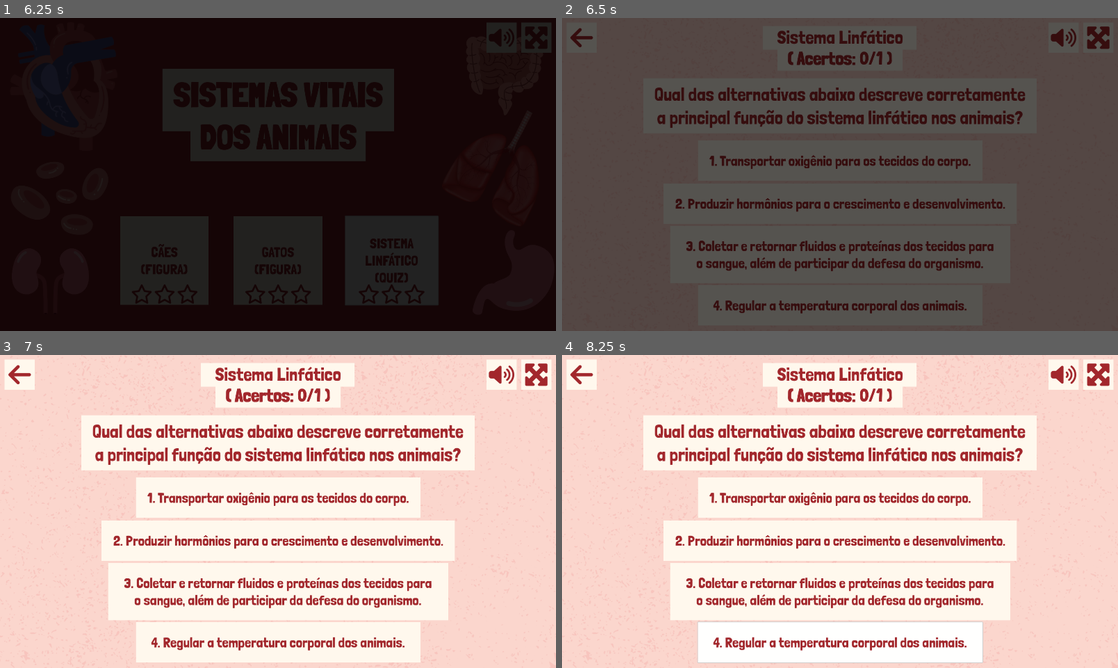
Above: before the commit, frames 1-4 (two rows, left to right).
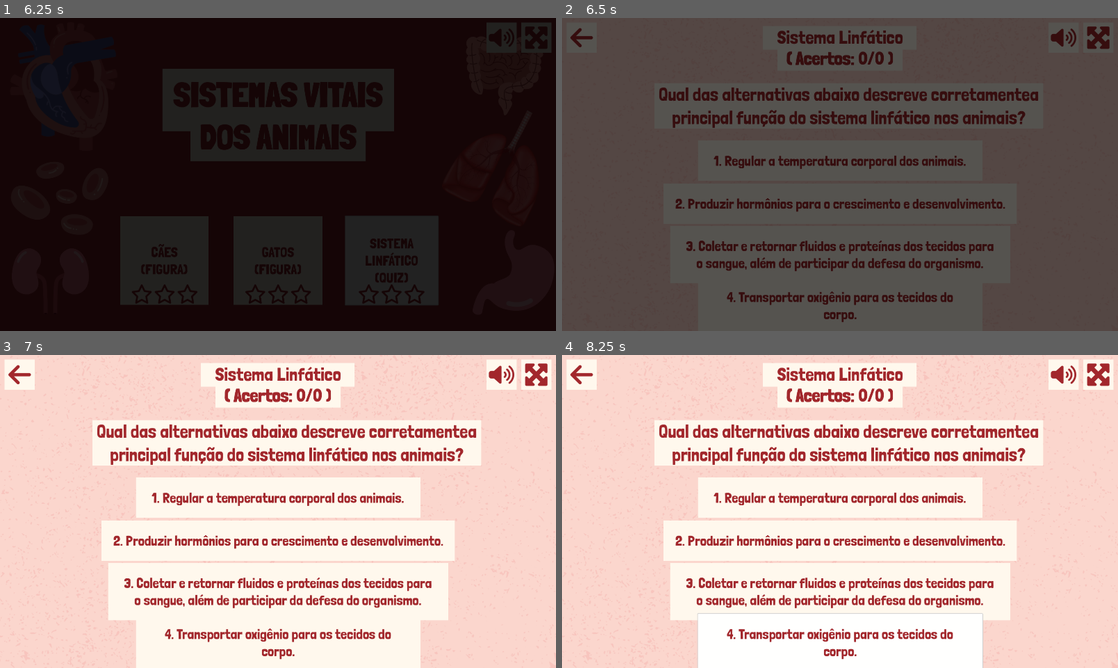
Above: after the commit, the same moments.

Repository: telmotrooper/vet-game
Game: Godot game, scene res://main.tscn
The game is run twice, just before and just after one commit, with the same random seed, the same clock (stepped at 60 frames per second) and the same inputs.
Inputs (mouse positions are in pixels of both pictures, inside the frame that each line leads up to):
- Up to frame 1 (6.25 s): tap Enter at 0.5 s; click (533, 36) at 1.25 s; click "CÃES (FIGURA)" at 2 s; click (533, 36) at 2.75 s; click (533, 36) at 3.5 s; click (22, 36) at 4.25 s; click "GATOS (FIGURA)" at 5 s; click "SISTEMA LINFÁTICO (QUIZ)" at 5.75 s
- Up to frame 2 (6.5 s): no input
- Up to frame 3 (7 s): click "1. Transportar oxigênio para …" (after the commit: "1. Regular a temperatura corp…") at 6.5 s
- Up to frame 4 (8.25 s): click "3. Coletar e retornar fluidos…" at 7.25 s; click "4. Regular a temperatura corp…" (after the commit: "4. Transportar oxigênio para …") at 8 s

Frame 1 is identical in both runs. In frame 2, 4.9% of the frame differs, in the area x 16-86%, y 10-98%; in frame 3, 9.7%; in frame 4, 9.9%, in the area x 14-87%, y 10-100%.

Commit message:
randomized quiz question (#34)
* added quiz questions as resources

* working on quiz

* working on quiz #2

* adjusted border size of question

* working on quiz #3

Diff:
--- a/levels/lymphatic_system_level/lymphatic_system_level.tscn
+++ b/levels/lymphatic_system_level/lymphatic_system_level.tscn
@@ -1,9 +1,13 @@
-[gd_scene load_steps=6 format=3 uid="uid://dqpdb4rlqskep"]
+[gd_scene load_steps=10 format=3 uid="uid://dqpdb4rlqskep"]
 
 [ext_resource type="Script" path="res://levels/quiz_level.gd" id="1_w7cp7"]
+[ext_resource type="Script" path="res://levels/lymphatic_system_level/question.gd" id="2_ulneb"]
 [ext_resource type="PackedScene" uid="uid://cwsj1bfgbxsnk" path="res://pink_background.tscn" id="2_ys2ef"]
+[ext_resource type="Resource" uid="uid://34mxkcv1bvt7" path="res://levels/lymphatic_system_level/questions/resposta_imunologica.tres" id="3_7mtci"]
 [ext_resource type="PackedScene" uid="uid://dwesfoxx58stl" path="res://ui/top_buttons.tscn" id="3_exjlh"]
 [ext_resource type="PackedScene" uid="uid://wnlhcjcm0qc" path="res://ui/victory_panel/victory_panel.tscn" id="4_0qajo"]
+[ext_resource type="Resource" uid="uid://cacanb31t3bwl" path="res://levels/lymphatic_system_level/questions/funcao_do_sistema_linfatico.tres" id="4_omnvc"]
+[ext_resource type="Resource" uid="uid://bhiuxc5uo3b7q" path="res://levels/lymphatic_system_level/questions/filtrar_o_sangue.tres" id="5_qp137"]
 
 [sub_resource type="LabelSettings" id="LabelSettings_hcqab"]
 font_size = 64
@@ -19,6 +23,7 @@
 grow_vertical = 2
 mouse_filter = 2
 script = ExtResource("1_w7cp7")
+questions = Array[ExtResource("2_ulneb")]([ExtResource("3_7mtci"), ExtResource("4_omnvc"), ExtResource("5_qp137")])
 
 [node name="Background" type="CanvasLayer" parent="."]
 layer = -2
@@ -82,29 +87,9 @@
 offset_top = -325.0
 offset_bottom = 325.0
 
-[node name="Questions" type="Control" parent="."]
+[node name="Question" type="Label" parent="."]
 unique_name_in_owner = true
-anchors_preset = 0
-offset_right = 40.0
-offset_bottom = 40.0
-mouse_filter = 2
-
-[node name="Question1" type="ColorRect" parent="Questions"]
-layout_mode = 1
-anchors_preset = 8
-anchor_left = 0.5
-anchor_top = 0.5
-anchor_right = 0.5
-anchor_bottom = 0.5
-offset_left = 261.0
-offset_top = 188.0
-offset_right = 1619.0
-offset_bottom = 378.0
-grow_horizontal = 2
-grow_vertical = 2
-color = Color(1, 0.972549, 0.929412, 1)
-
-[node name="QuestionText" type="Label" parent="Questions/Question1"]
+clip_contents = true
 layout_mode = 1
 anchors_preset = 8
 anchor_left = 0.5
@@ -112,82 +97,93 @@
 anchor_right = 0.5
 anchor_bottom = 0.5
 offset_left = -641.0
-offset_top = -78.5
-offset_right = 641.0
-offset_bottom = 78.5
+offset_top = -315.0
+offset_right = 702.0
+offset_bottom = -158.0
 grow_horizontal = 2
 grow_vertical = 2
-text = "Qual das alternativas abaixo descreve corretamente
-a principal função do sistema linfático nos animais?"
+text = "Qual das alternativas abaixo descreve corretamente a principal função do sistema linfático nos animais?"
 label_settings = SubResource("LabelSettings_hcqab")
 horizontal_alignment = 1
-metadata/_edit_lock_ = true
+autowrap_mode = 2
 
-[node name="Answers" type="Control" parent="Questions/Question1"]
-anchors_preset = 0
-offset_left = -281.0
-offset_top = -208.0
-offset_right = -241.0
-offset_bottom = -168.0
-mouse_filter = 2
-
-[node name="Answer1" type="Button" parent="Questions/Question1/Answers"]
+[node name="Background" type="ColorRect" parent="Question"]
+show_behind_parent = true
 layout_mode = 1
 anchors_preset = 8
 anchor_left = 0.5
 anchor_top = 0.5
 anchor_right = 0.5
 anchor_bottom = 0.5
-offset_left = 448.5
-offset_top = 402.5
-offset_right = 1431.5
-offset_bottom = 541.5
+offset_left = -808.0
+offset_top = -211.5
+offset_right = 808.0
+offset_bottom = 211.5
 grow_horizontal = 2
 grow_vertical = 2
-text = "1. Transportar oxigênio para os tecidos do corpo."
+color = Color(1, 0.972549, 0.929412, 1)
+metadata/_edit_lock_ = true
 
-[node name="Answer2" type="Button" parent="Questions/Question1/Answers"]
+[node name="Answer1" type="Button" parent="."]
 layout_mode = 1
 anchors_preset = 8
 anchor_left = 0.5
 anchor_top = 0.5
 anchor_right = 0.5
 anchor_bottom = 0.5
-offset_left = 330.5
-offset_top = 551.0
-offset_right = 1550.5
-offset_bottom = 690.0
+offset_left = -491.5
+offset_top = -117.5
+offset_right = 491.5
+offset_bottom = 21.5
 grow_horizontal = 2
 grow_vertical = 2
-text = "2. Produzir hormônios para o crescimento e desenvolvimento."
+text = "1. Transportar oxigênio para os tecidos do corpo."
+autowrap_mode = 2
 
-[node name="Answer3" type="Button" parent="Questions/Question1/Answers"]
+[node name="Answer2" type="Button" parent="."]
 layout_mode = 1
 anchors_preset = 8
 anchor_left = 0.5
 anchor_top = 0.5
 anchor_right = 0.5
 anchor_bottom = 0.5
-offset_left = 353.0
-offset_top = 696.5
-offset_right = 1528.0
-offset_bottom = 894.5
+offset_left = -609.5
+offset_top = 31.0
+offset_right = 610.5
+offset_bottom = 170.0
 grow_horizontal = 2
 grow_vertical = 2
-text = "3. Coletar e retornar fluidos e proteínas dos tecidos para o sangue, além de participar da defesa do organismo."
+text = "2. Produzir hormônios para o crescimento e desenvolvimento."
 autowrap_mode = 2
 
-[node name="Answer4" type="Button" parent="Questions/Question1/Answers"]
+[node name="Answer3" type="Button" parent="."]
 layout_mode = 1
 anchors_preset = 8
 anchor_left = 0.5
 anchor_top = 0.5
 anchor_right = 0.5
 anchor_bottom = 0.5
-offset_left = 449.0
-offset_top = 902.0
-offset_right = 1432.0
-offset_bottom = 1041.0
+offset_left = -587.0
+offset_top = 176.5
+offset_right = 588.0
+offset_bottom = 374.5
+grow_horizontal = 2
+grow_vertical = 2
+text = "3. Coletar e retornar fluidos e proteínas dos tecidos para o sangue, além de participar da defesa do organismo."
+autowrap_mode = 2
+
+[node name="Answer4" type="Button" parent="."]
+layout_mode = 1
+anchors_preset = 8
+anchor_left = 0.5
+anchor_top = 0.5
+anchor_right = 0.5
+anchor_bottom = 0.5
+offset_left = -491.0
+offset_top = 382.0
+offset_right = 492.0
+offset_bottom = 521.0
 grow_horizontal = 2
 grow_vertical = 2
 text = "4. Regular a temperatura corporal dos animais."
+autowrap_mode = 2
--- /dev/null
+++ b/levels/lymphatic_system_level/question.gd
@@ -0,0 +1,6 @@
+extends Resource
+class_name QuizQuestion
+
+@export var text: String = ""
+@export var correct_answer: String = ""
+@export var wrong_answers: Array[String]
--- /dev/null
+++ b/levels/lymphatic_system_level/questions/filtrar_o_sangue.tres
@@ -0,0 +1,9 @@
+[gd_resource type="Resource" script_class="QuizQuestion" load_steps=2 format=3 uid="uid://bhiuxc5uo3b7q"]
+
+[ext_resource type="Script" path="res://levels/lymphatic_system_level/question.gd" id="1_uu3si"]
+
+[resource]
+script = ExtResource("1_uu3si")
+text = "Qual órgão do sistema linfático é responsável por filtrar o sangue e armazenar células imunológicas nos animais?"
+correct_answer = "Baço"
+wrong_answers = Array[String](["Timo", "Linfonodos", "Medula óssea"])
--- /dev/null
+++ b/levels/lymphatic_system_level/questions/funcao_do_sistema_linfatico.tres
@@ -0,0 +1,9 @@
+[gd_resource type="Resource" script_class="QuizQuestion" load_steps=2 format=3 uid="uid://cacanb31t3bwl"]
+
+[ext_resource type="Script" path="res://levels/lymphatic_system_level/question.gd" id="1_aex7q"]
+
+[resource]
+script = ExtResource("1_aex7q")
+text = "Qual das alternativas abaixo descreve corretamentea principal função do sistema linfático nos animais?"
+correct_answer = "Coletar e retornar fluidos e proteínas dos tecidos para o sangue, além de participar da defesa do organismo."
+wrong_answers = Array[String](["Transportar oxigênio para os tecidos do corpo.", "Produzir hormônios para o crescimento e desenvolvimento.", "Regular a temperatura corporal dos animais."])
--- /dev/null
+++ b/levels/lymphatic_system_level/questions/resposta_imunologica.tres
@@ -0,0 +1,9 @@
+[gd_resource type="Resource" script_class="QuizQuestion" load_steps=2 format=3 uid="uid://34mxkcv1bvt7"]
+
+[ext_resource type="Script" path="res://levels/lymphatic_system_level/question.gd" id="1_gjq7r"]
+
+[resource]
+script = ExtResource("1_gjq7r")
+text = "Qual célula do sistema linfático é fundamental para a resposta imunológica adaptativa nos animais?"
+correct_answer = "Linfócito"
+wrong_answers = Array[String](["Eritrócito", "Neutrófilo", "Monócito"])
--- a/levels/quiz_level.gd
+++ b/levels/quiz_level.gd
@@ -1,5 +1,8 @@
 extends Control
 
+@export var questions: Array[QuizQuestion]
+
+var current_question: QuizQuestion
 var question_counter: int
 var score := 0
 var mistakes := 0
@@ -7,17 +10,24 @@
 const base_text := "[center][b]( Acertos:[/b] %d/%d )[/center]"
 
 func _ready() -> void:
+	current_question = questions.pick_random()
+	%Question.text = current_question.text
+
+	var answers: Array[String] = [current_question.correct_answer]
+	answers.append_array(current_question.wrong_answers)
+	answers.shuffle()
+
+	var answer_counter = 1
+
+	for answer in answers:
+		var button = find_child("Answer%d" % answer_counter)
+		button.text = "%d. %s" % [answer_counter, answer]
+		answer_counter += 1
+
 	%VictoryPanel.visible = false
 	%VictoryPanel.scale = Vector2.ZERO
-	for child in %Questions.get_children():
-		question_counter += 1
+
 	update_text()
-
-func _on_slot_filled() -> void:
-	score += 1
-	update_text()
-	if score == question_counter:
-		show_victory_panel()
 
 func update_text() -> void:
 	%Score.text = base_text % [score, question_counter]
